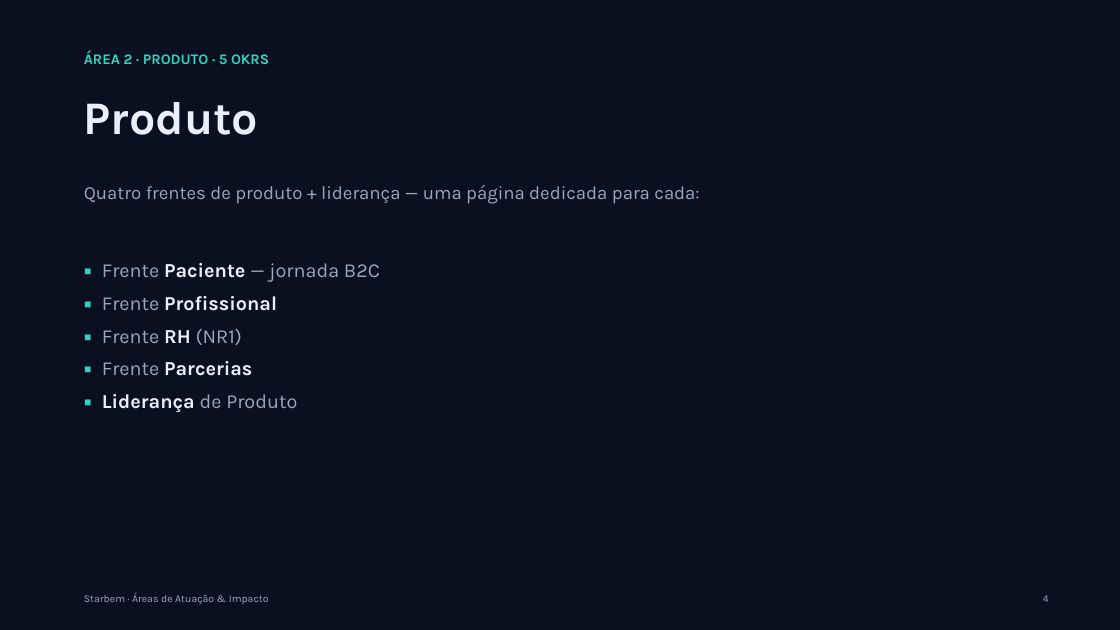
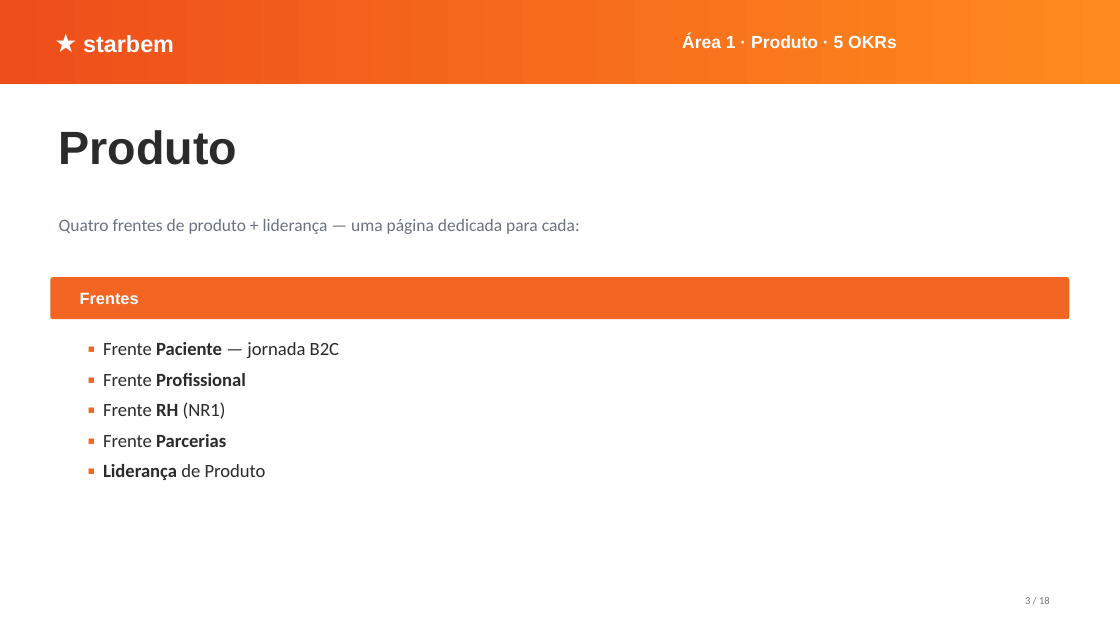
Before and after one commit to renato-dmb/agenda-facil, a slide deck: slide 3 of docs/conversa-ceo/apresentacao.pptx (slide 4 before the commit). Drawn at 1120x630 pixels with LibreOffice and Linux fonts; fonts in the diff are those of the drawing. Boxes give left, top, right and bottom in pixels: in the first picture for what was removed or moved away, otherwise in the second. Text is boxed around its words. In the diff, an @@ line names an element or a change of style, - is before the commit and + after.

```diff
--- a/docs/conversa-ceo/apresentacao.pptx
+++ b/docs/conversa-ceo/apresentacao.pptx
@@ background #0B1020 to #FFFFFF @@
@@ rectangle added at [0, 0, 1120, 84], fill gradient #EE4E1B to #FF8A1E @@
@@ text "Área 1 · Produto · ..." at [682, 35, 897, 48]: vertical alignment top to middle @@
@@ text added at [83, 35, 174, 53], 20 pt, text #FFFFFF, bold @@
+★ starbem
@@ text at [682, 35, 897, 48]: text changed; size 12.5 to 15 pt; font Karla to Arial; text colour #2DD4BF to #FFFFFF @@
-ÁREA 2 · PRODUTO · 5 OKRS
+Área 1 · Produto · 5 OKRs
@@ text "Produto": place and size @@
-text "Produto" at [84, 102, 258, 135]
+text "Produto" at [59, 130, 238, 165]
@@ text "Produto" at [59, 130, 238, 165]: font Karla to Arial, text colour #EAF0FB to #2B2B2B @@
@@ text "Quatro frentes de produto + ...": place and size @@
-text "Quatro frentes de produto + ..." at [84, 185, 699, 204]
+text "Quatro frentes de produto + ..." at [59, 219, 580, 234]
@@ text "Quatro frentes de produto + ..." at [59, 219, 580, 234]: size 16 to 15 pt, font Karla to Calibri, text colour #9AA7BD to #6B7280 @@
@@ rounded rectangle added at [50, 277, 1070, 319], fill #F26522 @@
@@ text added at [80, 292, 139, 304], 14 pt, text #FFFFFF, bold @@
+Frentes
@@ text "▪ Frente Paciente — jornada ...": place and size @@
-text "▪ Frente Paciente — jornada ..." at [102, 263, 380, 412]
+text "▪ Frente Paciente — jornada ..." at [103, 342, 339, 480]
@@ text "▪ Frente Paciente — jornada ..." at [103, 342, 339, 480]: size 17 to 16 pt, font Karla to Calibri; text colour #2DD4BF to #F26522 in "▪", "▪", "▪", "▪" and 1 more places; text colour #9AA7BD to #2B2B2B in "Frente — jornada B2C", "Frente", "Frente (NR1)", "Frente" and 1 more places; text colour #EAF0FB to #2B2B2B in "Paciente", "Profissional", "RH", "Parcerias" and 1 more places; line spacing 1.08 to 1.05 @@
@@ text removed at [84, 593, 269, 604] @@
-Starbem · Áreas de Atuação & Impacto
@@ text added at [1025, 597, 1050, 604], 9 pt, text #6B7280 @@
+3 / 18
@@ text removed at [1043, 595, 1049, 602] @@
-4
```
Also in this commit, not shown: 17 other slides changed, 2 other files.
